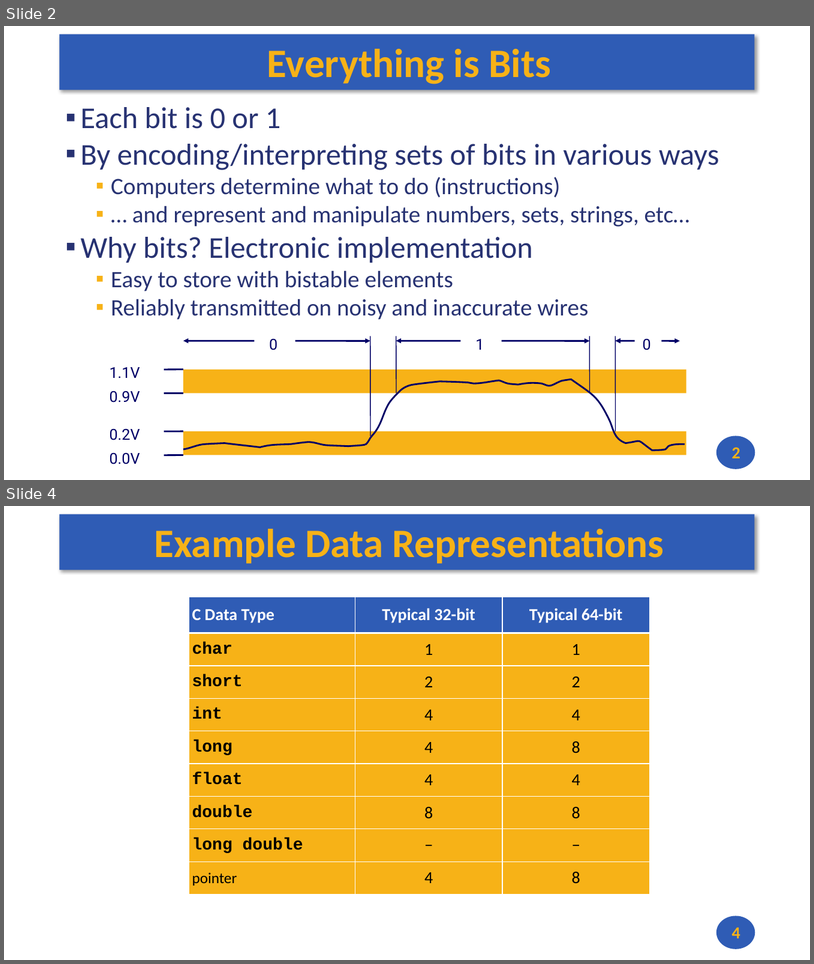
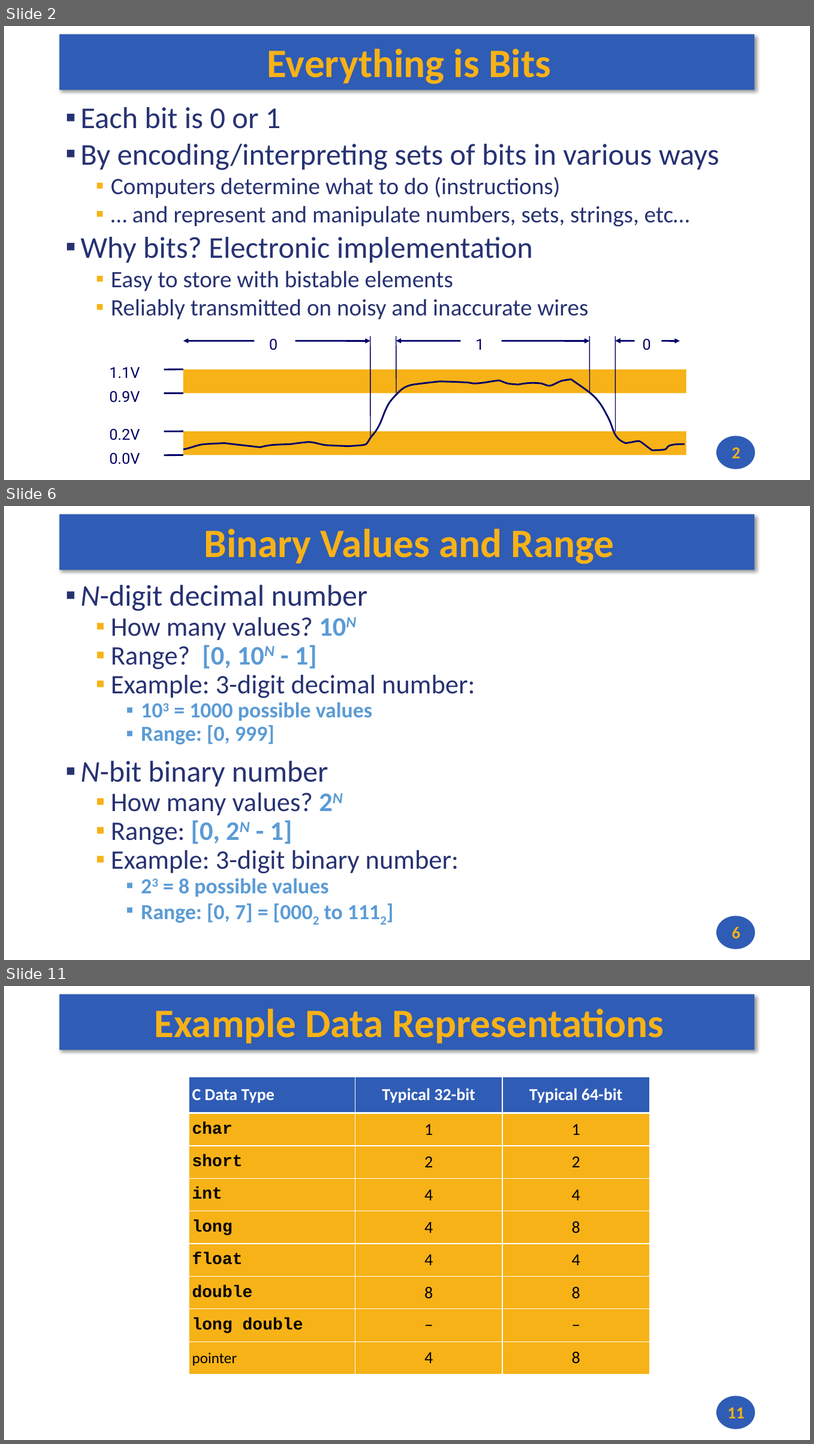
Before and after one commit to andrewt0301/hse-acos-course, a slide deck: docs/part1ca/02_DataTypes/CA_Lecture_02.pptx. Shown one above the other, each under a label of ours: slides 2 and 4 before the commit, slides 2, 6 and 11 after it; the slides between them are not shown. The pictures are 814x964 and 814x1444 pixels, drawn with LibreOffice and Linux fonts; fonts in the diff are those of the drawing. Boxes give left, top, right and bottom in pixels: in the first picture for what was removed or moved away, otherwise in the second. Text is boxed around its words. In the diff, an @@ line names an element or a change of style, - is before the commit and + after.

```diff
--- a/docs/part1ca/02_DataTypes/CA_Lecture_02.pptx
+++ b/docs/part1ca/02_DataTypes/CA_Lecture_02.pptx
@@ slide 6 added at (4,506,810,960), background #FFFFFF; not listed: 2 template elements that a slide beside it also shows @@
@@ title added at (204,529,615,564), 48 pt, text #F7B217, bold @@
+Binary Values and Range
@@ text added at (81,585,475,922), 31.8 pt, text #273272 @@
+▪ N-digit decimal number
+  ▪ How many values? 10N
+  ▪ Range? [0, 10N - 1]
+  ▪ Example: 3-digit decimal number:
+    ▪ 103 = 1000 possible values
+    ▪ Range: [0, 999]
+▪ N-bit binary number
+  ▪ How many values? 2N
+  ▪ Range: [0, 2N - 1]
+  ▪ Example: 3-digit binary number:
+    ▪ 23 = 8 possible values
+    ▪ Range: [0, 7] = [0002 to 1112]
@@ page number added at (732,927,741,938), 20 pt, text #F7B217, bold @@
+6
@@ what was slide 4 is now slide 11 @@
@@ page number at (728,1407,744,1418): text changed @@
-4
+11
```
Also in this commit, not shown: 1 slide changed, 6 other slides added, 2 other files.
